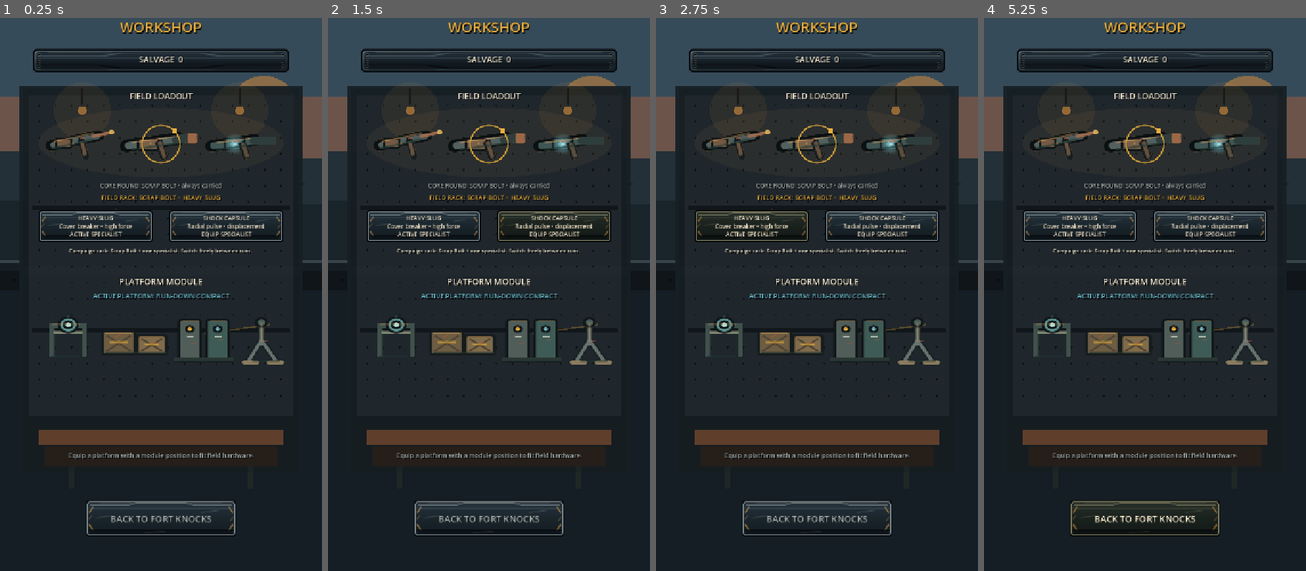
Above: before the commit, frames 1-4 (left to right).
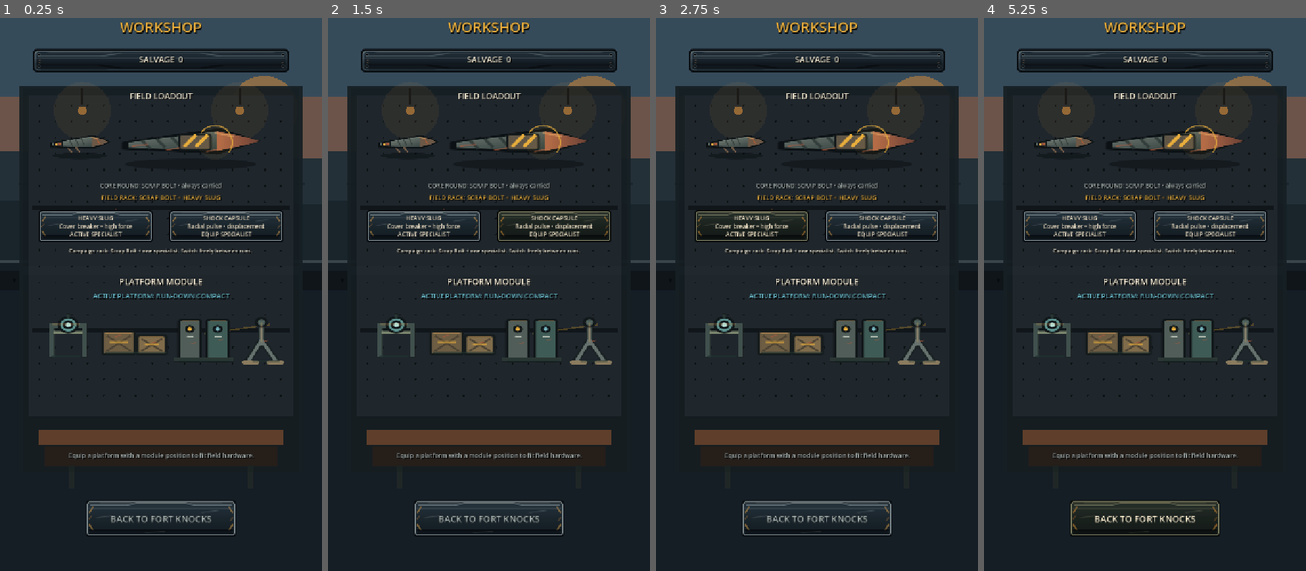
Above: after the commit, the same moments.

Repository: phantompixel-developer/FortKnocks
Game: Godot game, scene res://game/progression/workshop_screen.tscn
Same seed, same stepped clock (60 frames per second), same inputs: the game is played once before the commit and once after it. This scene is started directly instead of the project's main scene.
Inputs:
- Up to frame 1 (0.25 s): no input
- Up to frame 2 (1.5 s): click "HEAVY SLUG Cover breaker • hi…" at 0.5 s; click "SHOCK CAPSULE Radial pulse • …" at 1.25 s
- Up to frame 3 (2.75 s): click "HEAVY SLUG Cover breaker • hi…" at 2 s
- Up to frame 4 (5.25 s): click "SHOCK CAPSULE Radial pulse • …" at 2.75 s; click "HEAVY SLUG Cover breaker • hi…" at 3.5 s; click "SHOCK CAPSULE Radial pulse • …" at 4.25 s; click "BACK TO FORT KNOCKS" at 5 s

The runs differ from the first frame. In frame 1, 1.6% of the frame differs, in the area x 14-86%, y 19-27%; in frame 2, 1.6%; in frame 3, 1.6%; in frame 4, 1.6%.

Commit message:
ui: give Workshop a selected weapon hero presentation

Diff:
--- a/game/presentation/workshop_hardware_display.gd
+++ b/game/presentation/workshop_hardware_display.gd
@@ -2,12 +2,16 @@
 extends Control
 
 const ProductionArtScript := preload("res://game/presentation/production_art.gd")
-const WEAPONS_PATH := "res://assets/art/production/workshop/workshop_weapons.svg"
 const MODULES_PATH := "res://assets/art/production/workshop/workshop_modules.svg"
+const WEAPON_PATHS := {
+	"scrap_bolt": "res://assets/art/production/workshop/scrap_bolt_hero.svg",
+	"heavy_slug": "res://assets/art/production/workshop/heavy_slug_hero.svg",
+	"shock_capsule": "res://assets/art/production/workshop/shock_capsule_hero.svg",
+}
 
 @export_enum("weapons", "modules") var mode: String = "weapons"
 
-var _weapons: Texture2D
+var _weapon_textures: Dictionary = {}
 var _modules: Texture2D
 var _active_specialist := "heavy_slug"
 var _carry_both_specialists := false
@@ -24,36 +28,73 @@
 
 func _draw() -> void:
 	if mode == "modules":
-		if _modules == null:
-			_modules = ProductionArtScript.texture_from_svg(MODULES_PATH)
-		if _modules != null:
-			draw_texture_rect(_modules, Rect2(Vector2.ZERO, size), false)
-		_draw_module_marker()
+		_draw_modules()
+		return
+	_draw_weapon_bench()
+
+func _draw_weapon_bench() -> void:
+	# The reference uses one large workshop hero object rather than three tiny
+	# equal thumbnails. Scrap Bolt remains visible as the permanent core round,
+	# while the selected specialist owns the workbench.
+	var bolt := _weapon_texture("scrap_bolt")
+	if bolt != null:
+		draw_texture_rect(
+			bolt,
+			Rect2(size.x * 0.035, size.y * 0.20, size.x * 0.30, size.y * 0.58),
+			false
+		)
+
+	if _carry_both_specialists:
+		var heavy := _weapon_texture("heavy_slug")
+		var shock := _weapon_texture("shock_capsule")
+		if heavy != null:
+			draw_texture_rect(
+				heavy,
+				Rect2(size.x * 0.29, size.y * 0.08, size.x * 0.36, size.y * 0.78),
+				false
+			)
+		if shock != null:
+			draw_texture_rect(
+				shock,
+				Rect2(size.x * 0.60, size.y * 0.08, size.x * 0.36, size.y * 0.78),
+				false
+			)
+		draw_arc(Vector2(size.x * 0.47, size.y * 0.50), 48.0, 0.0, TAU, 40, Color("e7ad3c", 0.78), 3.0, true)
+		draw_arc(Vector2(size.x * 0.78, size.y * 0.50), 48.0, 0.0, TAU, 40, Color("77b6bf", 0.78), 3.0, true)
 		return
 
-	if _weapons == null:
-		_weapons = ProductionArtScript.texture_from_svg(WEAPONS_PATH)
-	if _weapons != null:
-		draw_texture_rect(_weapons, Rect2(Vector2.ZERO, size), false)
-	_draw_weapon_marker()
+	var specialist := _weapon_texture(_active_specialist)
+	if specialist != null:
+		var hero_rect := Rect2(size.x * 0.27, size.y * 0.02, size.x * 0.69, size.y * 0.92)
+		draw_texture_rect(specialist, hero_rect, false)
+		var accent := Color("77b6bf") if _active_specialist == "shock_capsule" else Color("e7ad3c")
+		draw_circle(Vector2(size.x * 0.71, size.y * 0.50), minf(size.x, size.y) * 0.23, Color(accent, 0.055))
+		draw_arc(
+			Vector2(size.x * 0.71, size.y * 0.50),
+			minf(size.x, size.y) * 0.23,
+			-2.5,
+			0.6,
+			32,
+			Color(accent, 0.72),
+			3.0,
+			true
+		)
 
-func _draw_weapon_marker() -> void:
-	var centers := {
-		"scrap_bolt": Vector2(size.x * 0.17, size.y * 0.52),
-		"heavy_slug": Vector2(size.x * 0.50, size.y * 0.52),
-		"shock_capsule": Vector2(size.x * 0.83, size.y * 0.52),
-	}
-	if _carry_both_specialists:
-		for id in ["heavy_slug", "shock_capsule"]:
-			var both_p: Vector2 = centers[id]
-			draw_arc(both_p, 42.0, 0.0, TAU, 36, Color("e7ad3c", 0.88), 3.0, true)
-			draw_circle(both_p + Vector2(31, -29), 6.0, Color("e7ad3c"))
-		return
-	if not centers.has(_active_specialist):
-		return
-	var p: Vector2 = centers[_active_specialist]
-	draw_arc(p, 42.0, 0.0, TAU, 36, Color("e7ad3c", 0.88), 3.0, true)
-	draw_circle(p + Vector2(31, -29), 6.0, Color("e7ad3c"))
+func _draw_modules() -> void:
+	if _modules == null:
+		_modules = ProductionArtScript.texture_from_svg(MODULES_PATH)
+	if _modules != null:
+		draw_texture_rect(_modules, Rect2(Vector2.ZERO, size), false)
+	_draw_module_marker()
+
+func _weapon_texture(id: String) -> Texture2D:
+	if _weapon_textures.has(id):
+		return _weapon_textures[id] as Texture2D
+	if not WEAPON_PATHS.has(id):
+		return null
+	var texture: Texture2D = ProductionArtScript.texture_from_svg(str(WEAPON_PATHS[id]))
+	_weapon_textures[id] = texture
+	return texture
 
 func _draw_module_marker() -> void:
 	var centers := {
@@ -65,5 +106,6 @@
 	if _active_module.is_empty() or not centers.has(_active_module):
 		return
 	var p: Vector2 = centers[_active_module]
-	draw_arc(p, 40.0, 0.0, TAU, 36, Color("77b6bf", 0.92), 3.0, true)
+	draw_circle(p, 44.0, Color("77b6bf", 0.055))
+	draw_arc(p, 42.0, 0.0, TAU, 36, Color("77b6bf", 0.92), 3.0, true)
 	draw_circle(p + Vector2(29, -27), 6.0, Color("77b6bf"))
